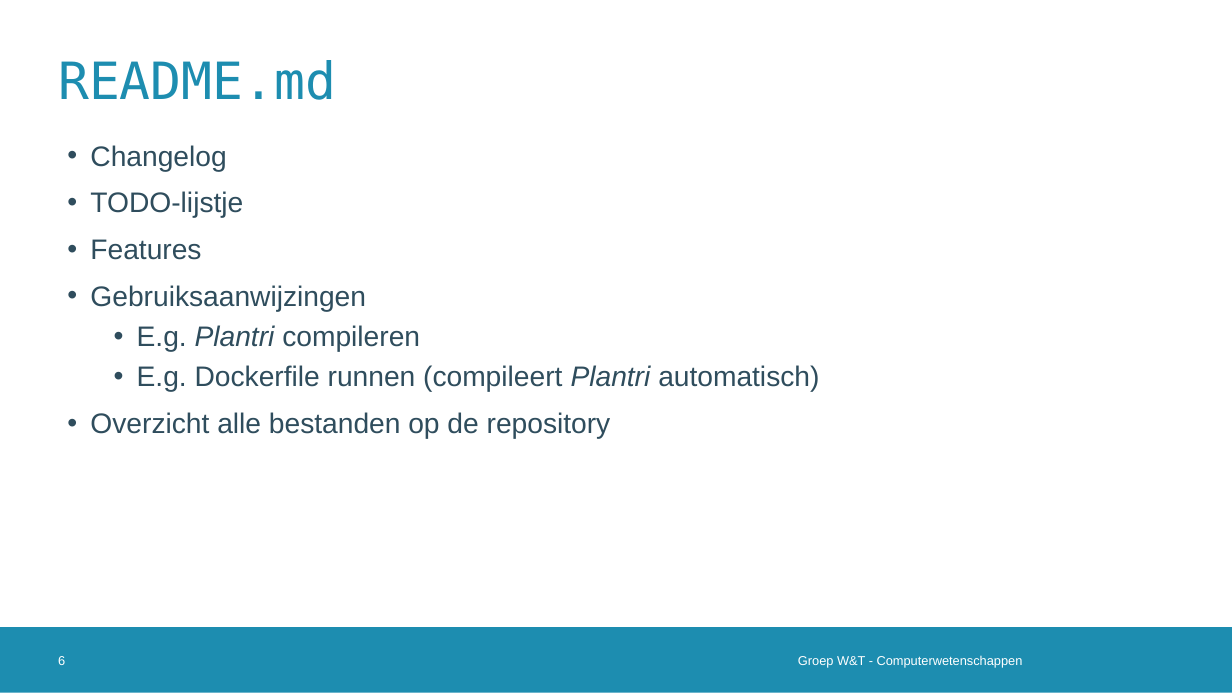
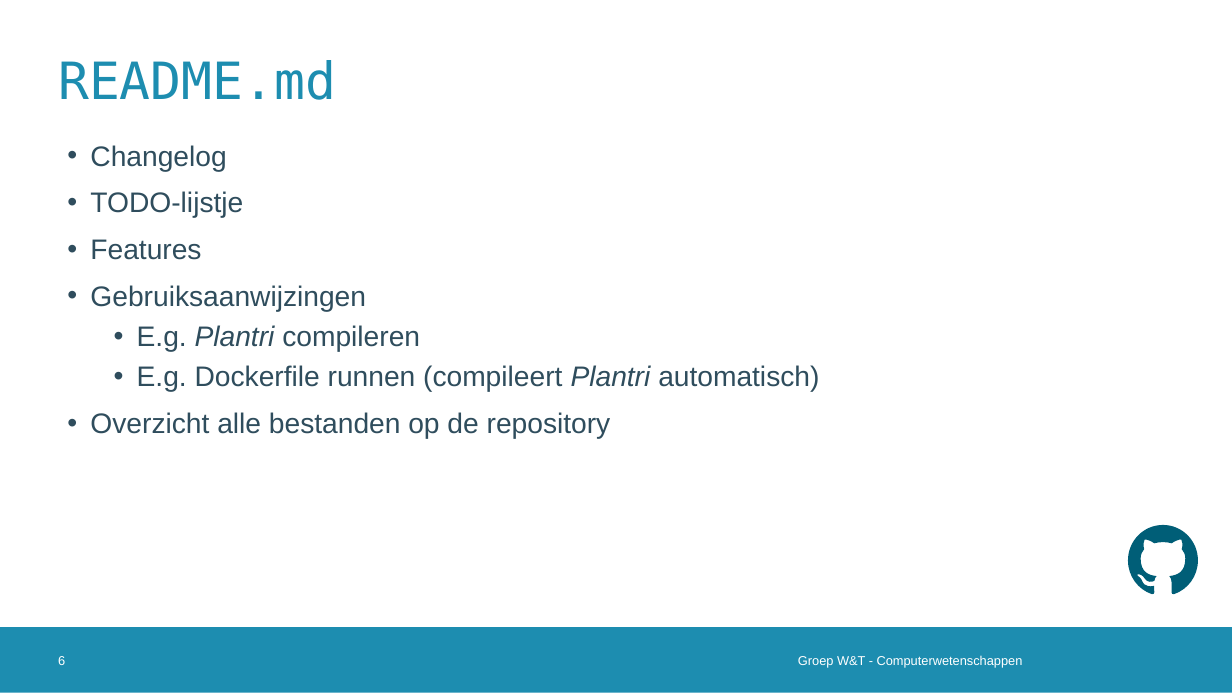
Before and after one commit to vanschependom/KULAK_IW-shed-of-graphs, a slide deck: slide 6 of defense.pptx. Drawn at 1232x693 pixels with LibreOffice and Linux fonts; fonts in the diff are those of the drawing; background and template pictures are left out. Boxes give left, top, right and bottom in pixels: in the first picture for what was removed or moved away, otherwise in the second. Text is boxed around its words. In the diff, an @@ line names an element or a change of style, - is before the commit and + after.

```diff
--- a/defense.pptx
+++ b/defense.pptx
@@ freeform shape added at bbox=[1128, 525, 1199, 594], fill #005E77 @@
```
Also in this commit, not shown: 1 other slide changed.
